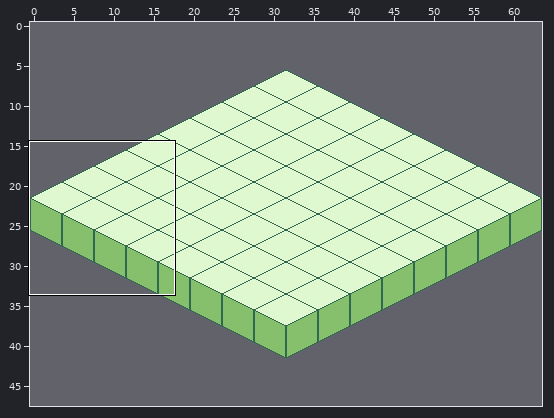
Tiled map: assets/tilesets/map1.tmx. The first picture is a wide view before the edit; the outline marks the close-up.
Close-up. Before the commit:
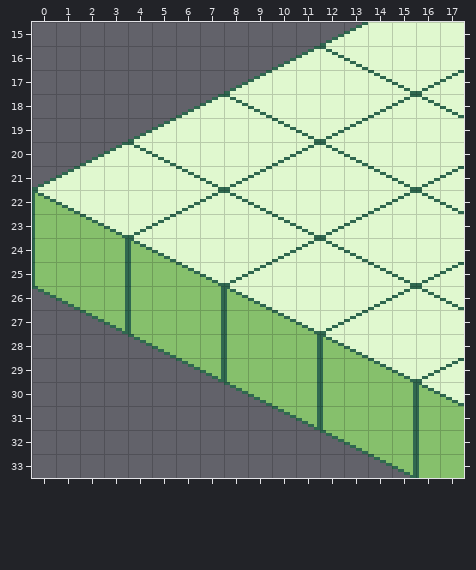
Cells are 8x8 px. Shown: x 0..17, y 15..33. The commit also changed other parts of the map, which this record leaves out.
And afterwards:
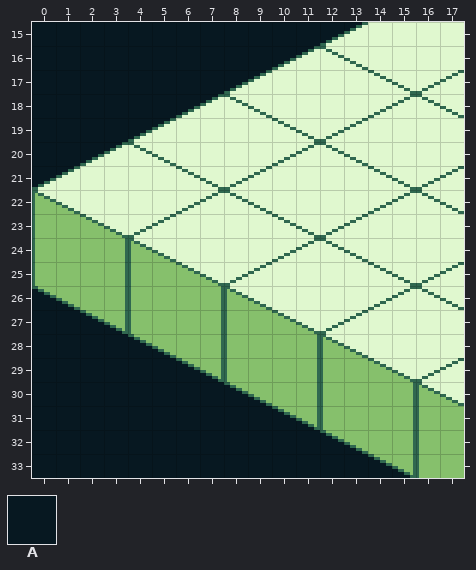
Key: from "gb-studio-central": A 1082.
_ is an empty cell.
Tiles of an added or newly shown layer are drawn over the layers below it.
The edit:
{"where": "layer \"Tile Layer 2\" (added)"}
{"y":15,"x":0,"old":"______________","new":"AAAAAAAAAAAAAA"}
{"y":16,"x":0,"old":"____________","new":"AAAAAAAAAAAA"}
{"y":17,"x":0,"old":"__________","new":"AAAAAAAAAA"}
{"y":18,"x":0,"old":"________","new":"AAAAAAAA"}
{"y":19,"x":0,"old":"______","new":"AAAAAA"}
{"y":20,"x":0,"old":"____","new":"AAAA"}
{"y":21,"x":0,"old":"__","new":"AA"}
{"y":26,"x":0,"old":"__","new":"AA"}
{"y":27,"x":0,"old":"____","new":"AAAA"}
{"y":28,"x":0,"old":"______","new":"AAAAAA"}
{"y":29,"x":0,"old":"________","new":"AAAAAAAA"}
{"y":30,"x":0,"old":"__________","new":"AAAAAAAAAA"}
{"y":31,"x":0,"old":"____________","new":"AAAAAAAAAAAA"}
{"y":32,"x":0,"old":"______________","new":"AAAAAAAAAAAAAA"}
{"y":33,"x":0,"old":"________________","new":"AAAAAAAAAAAAAAAA"}
